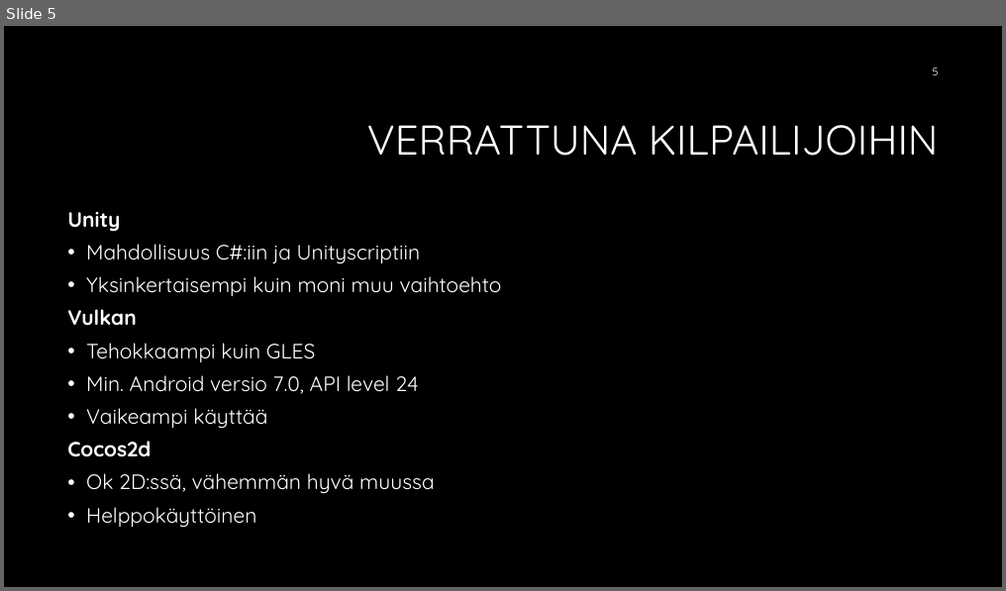
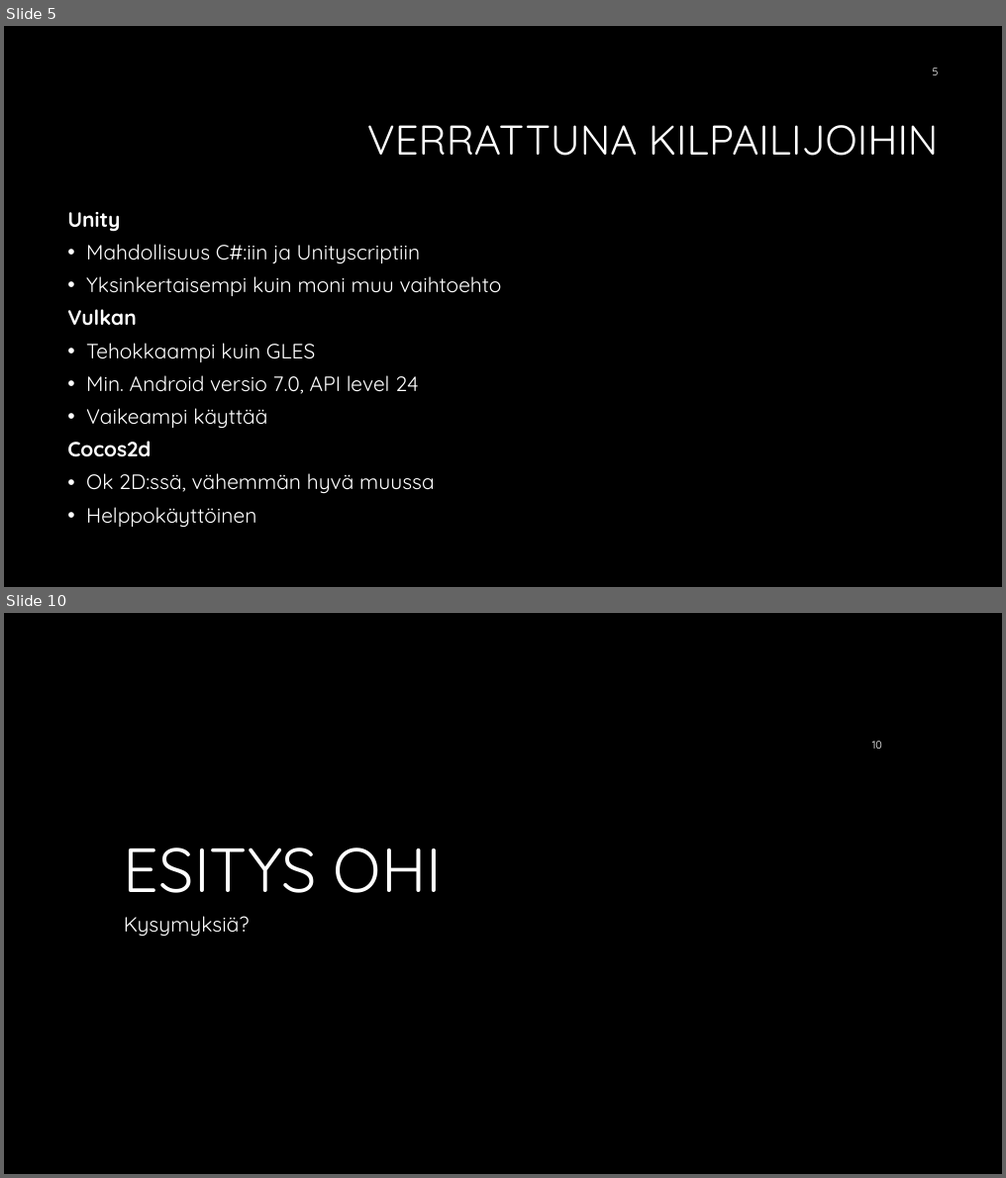
Before and after one commit to Jisti007/Mobile-Project-ideal-broccoli, a slide deck: presentation/OpenGL ES 3.pptx. Shown one above the other, each under a label of ours: slide 5 before the commit, slides 5 and 10 after it; the slides between them are not shown. The pictures are 1006x591 and 1006x1178 pixels, drawn with LibreOffice and Linux fonts; fonts in the diff are those of the drawing; background and template pictures are left out. Boxes give left, top, right and bottom in pixels: in the first picture for what was removed or moved away, otherwise in the second. Text is boxed around its words. In the diff, an @@ line names an element or a change of style, - is before the commit and + after.

```diff
--- a/presentation/OpenGL ES 3.pptx
+++ b/presentation/OpenGL ES 3.pptx
@@ slide 10 added at bbox=[4, 613, 1002, 1174], background #000000 @@
@@ page number added at bbox=[872, 741, 882, 749], 10.5 pt, text #FFFFFF @@
+10
@@ title added at bbox=[124, 848, 442, 893], 60 pt, text #FFFFFF @@
+ESITYS OHI
@@ subtitle added at bbox=[124, 916, 250, 937], 20 pt, text #FFFFFF @@
+Kysymyksiä?
```
Also in this commit, not shown: 4 other slides added, 1 slide removed.
